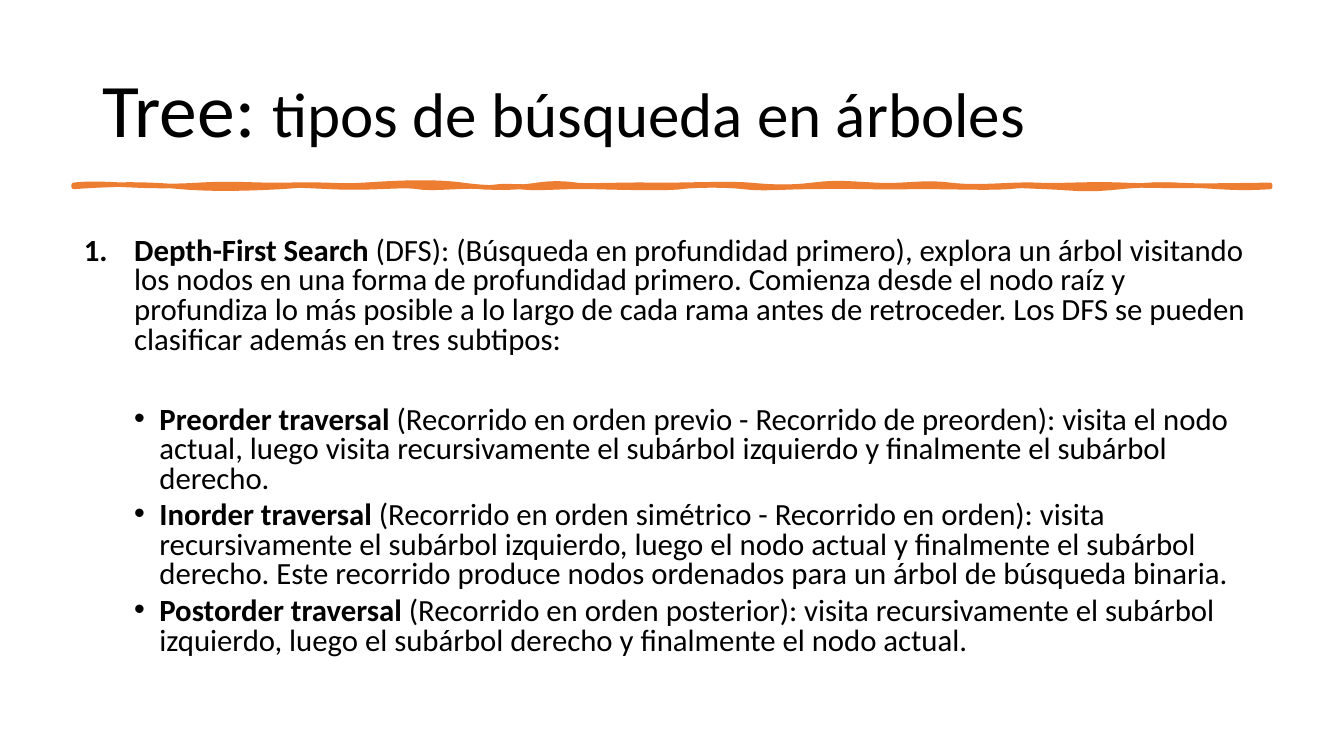
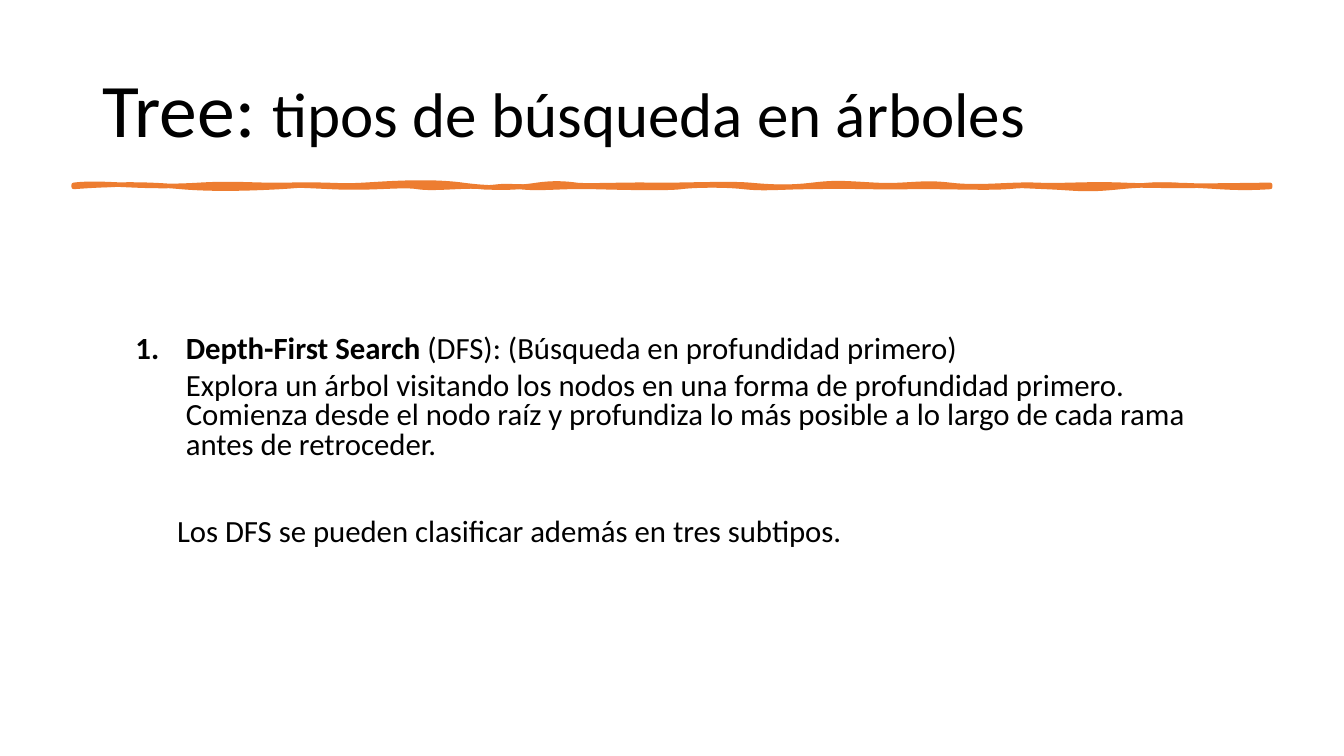
Before and after one commit to ppa-docencia-u/usm-ejemplos-estdatos, a slide deck: slide 79 of presentacion/Estructuras de datos-1.pptx. Drawn at 1344x756 pixels with LibreOffice and Linux fonts; fonts in the diff are those of the drawing. Boxes give left, top, right and bottom in pixels: in the first picture for what was removed or moved away, otherwise in the second. Text is boxed around its words. In the diff, an @@ line names an element or a change of style, - is before the commit and + after.

```diff
--- a/presentacion/Estructuras de datos-1.pptx
+++ b/presentacion/Estructuras de datos-1.pptx
@@ text at box(177, 336, 1184, 547): text changed @@
-1. Depth-First Search (DFS): (Búsqueda en profundidad primero), explora un árbol visitando los nodos en una forma de profundidad primero. Comienza desde el nodo raíz y profundiza lo más posible a lo largo de cada rama antes de retroceder. Los DFS se pueden clasificar además en tres subtipos:
-  • Preorder traversal (Recorrido en orden previo - Recorrido de preorden): visita el nodo actual, luego visita recursivamente el subárbol izquierdo y finalmente el subárbol derecho.
-  • Inorder traversal (Recorrido en orden simétrico - Recorrido en orden): visita recursivamente el subárbol izquierdo, luego el nodo actual y finalmente el subárbol derecho. Este recorrido produce nodos ordenados para un árbol de búsqueda binaria.
-  • Postorder traversal (Recorrido en orden posterior): visita recursivamente el subárbol izquierdo, luego el subárbol derecho y finalmente el nodo actual.
+1. Depth-First Search (DFS): (Búsqueda en profundidad primero)
+  Explora un árbol visitando los nodos en una forma de profundidad primero. Comienza desde el nodo raíz y profundiza lo más posible a lo largo de cada rama antes de retroceder.
+Los DFS se pueden clasificar además en tres subtipos.
```
Also in this commit, not shown: 8 other slides changed, 3 slides added.
